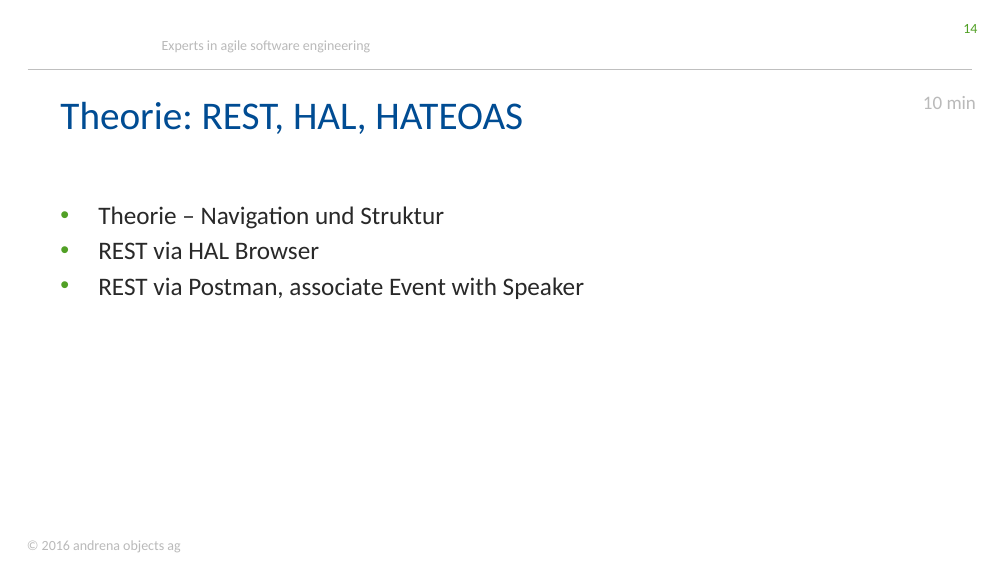
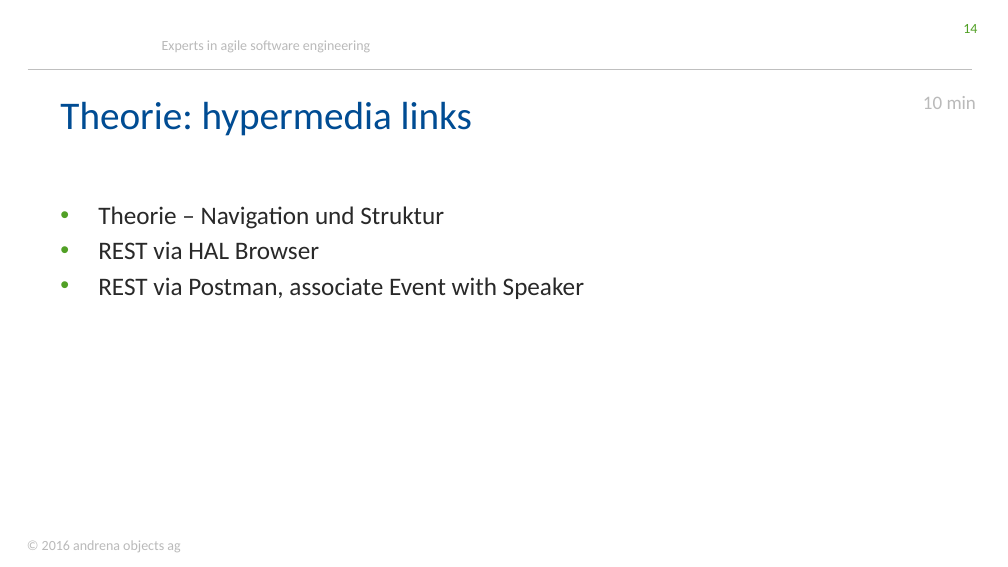
Before and after one commit to stklqt/oop-springboot-springdata-server, a slide deck: slide 14 of springBootDataWorkshop.pptx. Drawn at 1008x567 pixels with LibreOffice and Linux fonts; fonts in the diff are those of the drawing; background and template pictures are left out. Boxes give left, top, right and bottom in pixels: in the first picture for what was removed or moved away, otherwise in the second. Text is boxed around its words. In the diff, an @@ line names an element or a change of style, - is before the commit and + after.

```diff
--- a/springBootDataWorkshop.pptx
+++ b/springBootDataWorkshop.pptx
@@ title at [60,101,472,136]: text changed @@
-Theorie: REST, HAL, HATEOAS
+Theorie: hypermedia links
```
Also in this commit, not shown: 6 other slides changed, 1 slide added, 1 slide removed.
